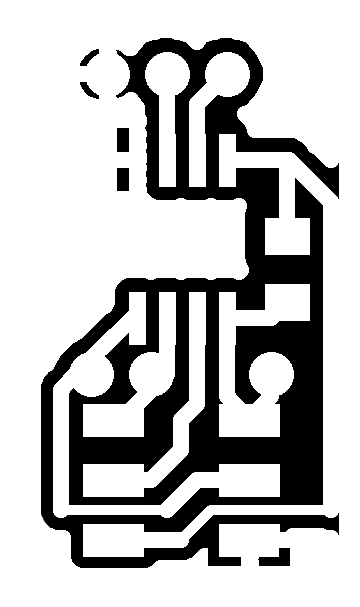
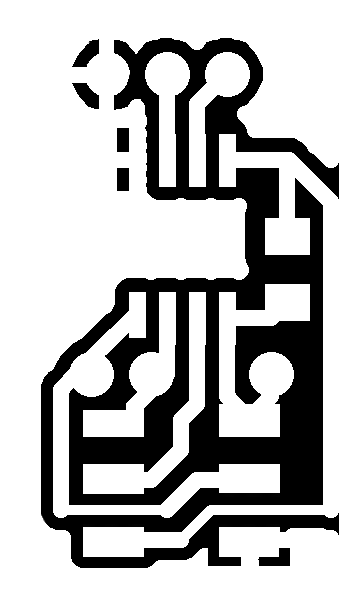
Revision of a layered 360×607 image; what changed, layer by layer:
painted on "Traces" over [72, 39, 280, 527]
